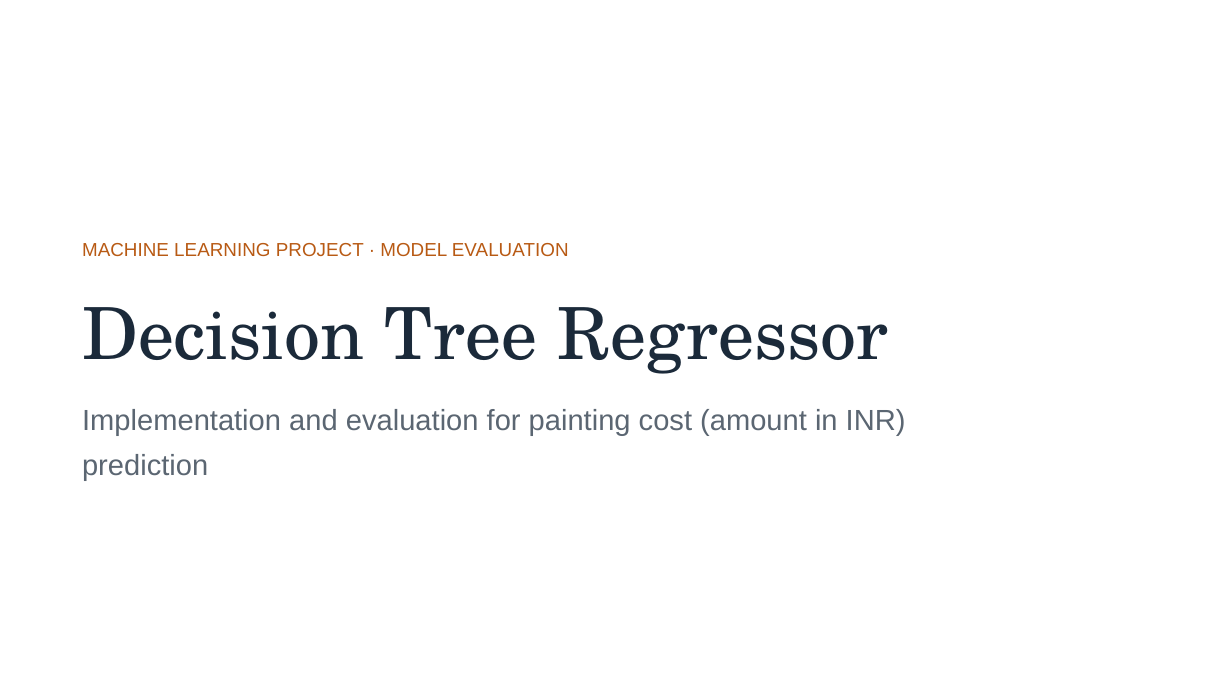
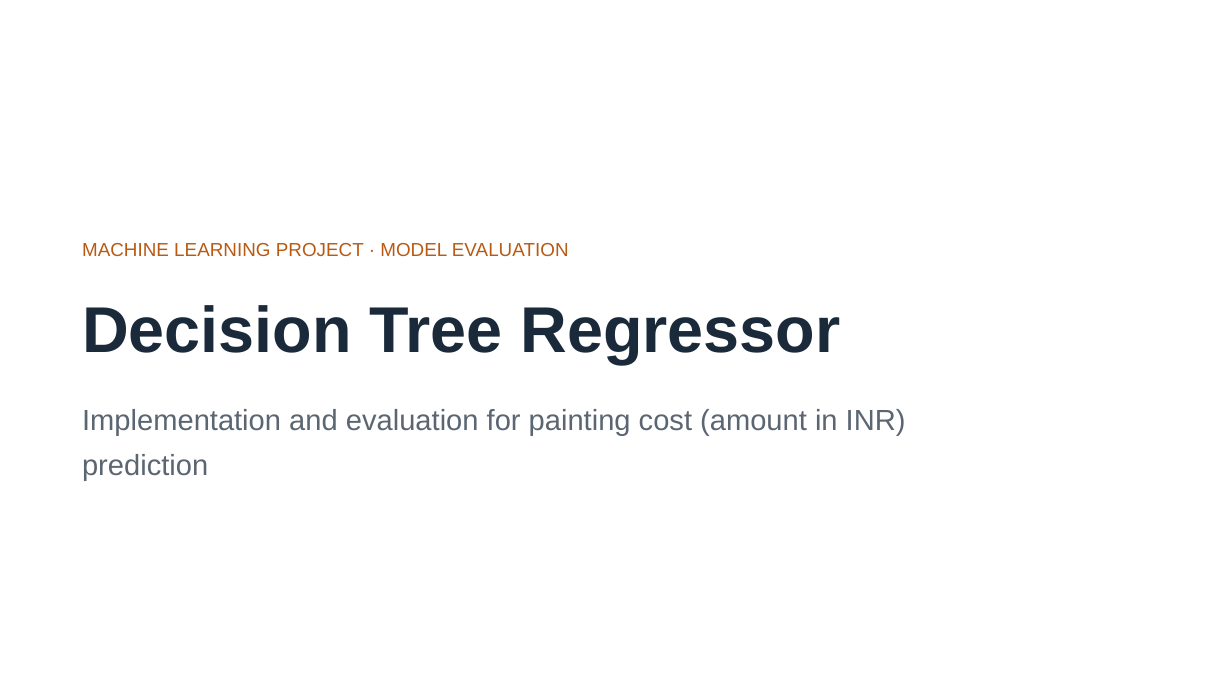
Before and after one commit to Goutam363/painting-cost-prediction, a slide deck: slide 11 of ML_Project_9_Group_3_Presentation.pptx. Drawn at 1232x693 pixels with LibreOffice and Linux fonts; fonts in the diff are those of the drawing. Boxes give left, top, right and bottom in pixels: in the first picture for what was removed or moved away, otherwise in the second. Text is boxed around its words. In the diff, an @@ line names an element or a change of style, - is before the commit and + after.

```diff
--- a/ML_Project_9_Group_3_Presentation.pptx
+++ b/ML_Project_9_Group_3_Presentation.pptx
@@ title "Decision Tree Regressor" at [82, 305, 840, 364]: size 42 to 37.8 pt, font TeX Gyre Schola to Arial, bold on @@
```
Also in this commit, not shown: 7 other slides changed.
